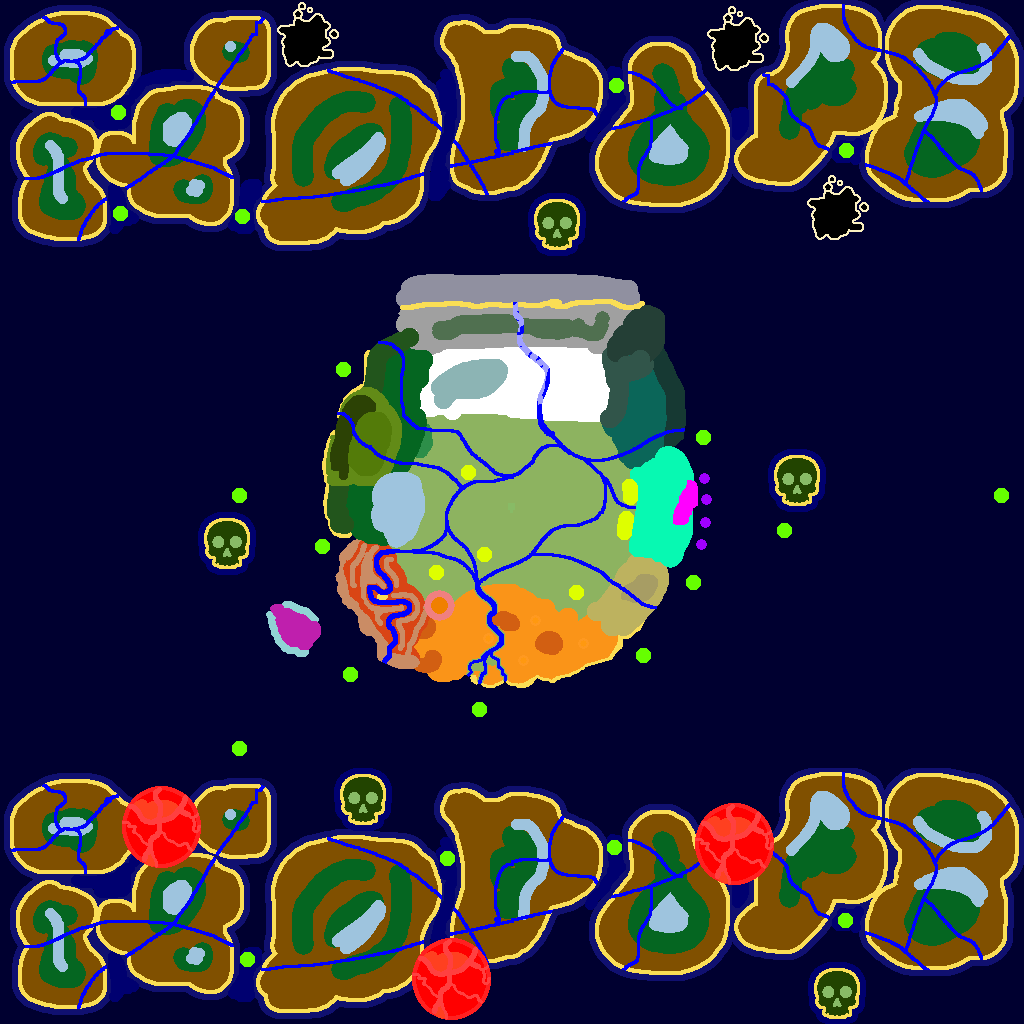
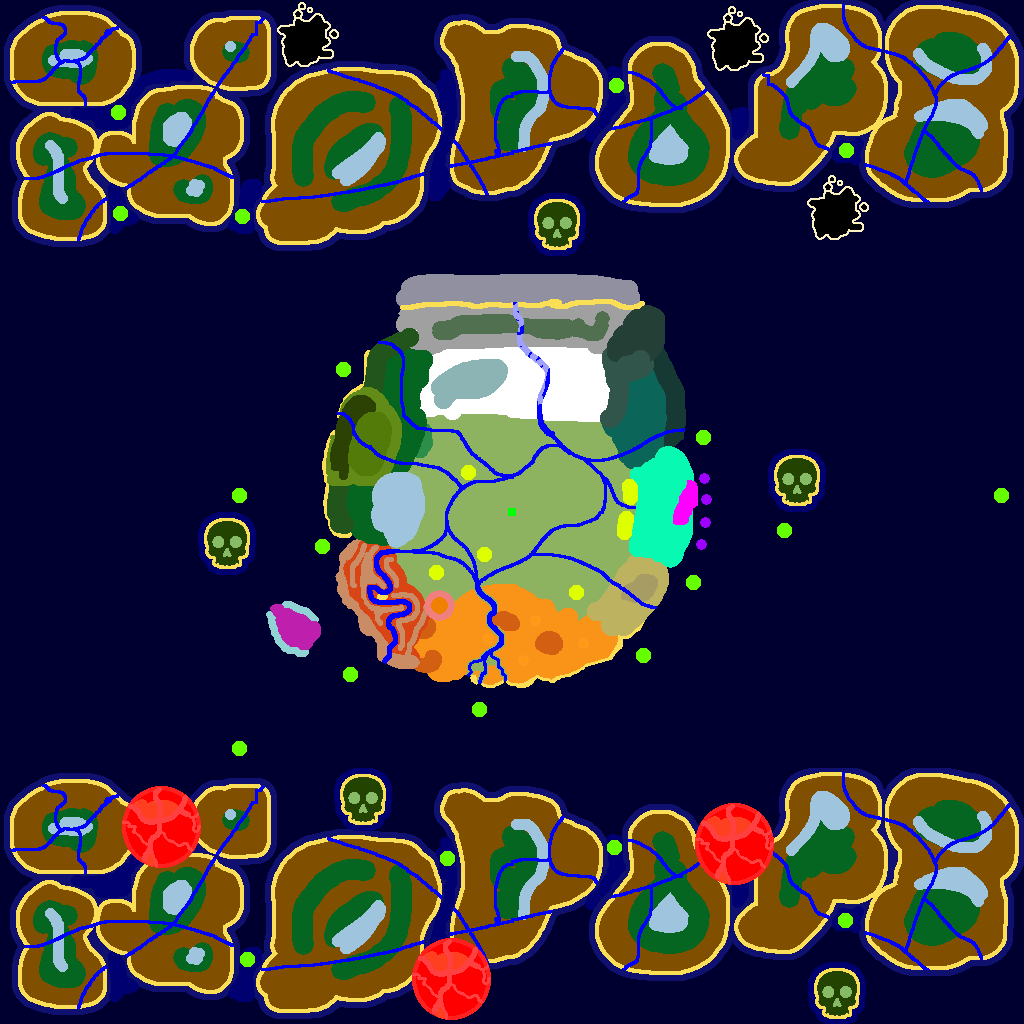
Layers edited between the first and the second 1024 x 1024 image:
removed layer "PlainsMineshaft2" over (508, 503, 515, 510)
renamed "PlainsMineshafts" to "Plains Spawn", painted on it over (508, 508, 516, 516)
